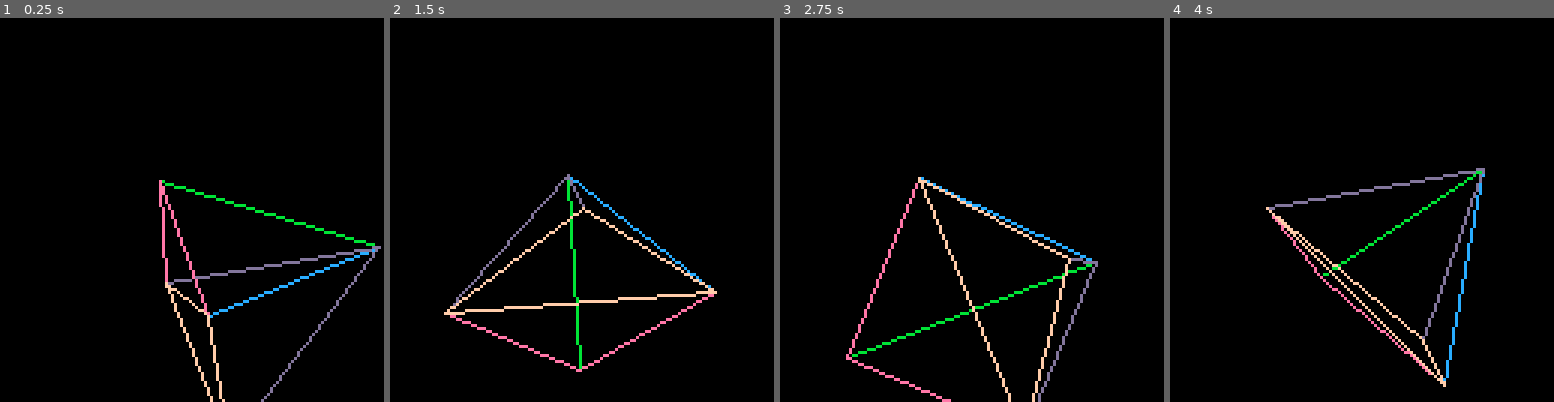
Above: before the commit, frames 1-4 (left to right).
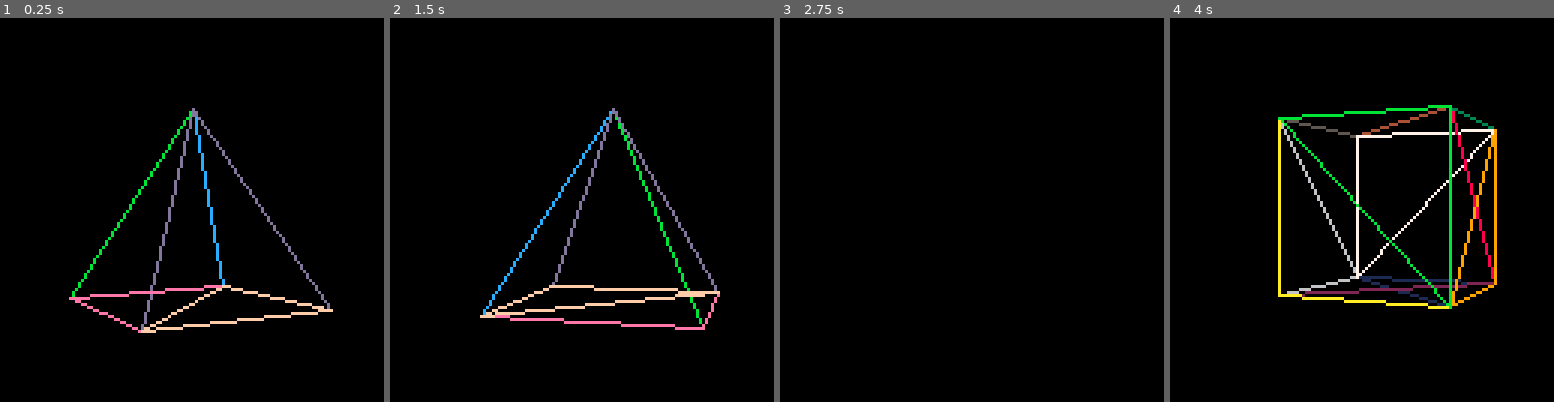
Above: after the commit, the same moments.

Repository: ajbowen249/pico83D
Game: PICO-8 cartridge t2.p8
The game is run twice, just before and just after one commit, with the same random seed, the same clock (stepped at 60 frames per second) and the same inputs.
Inputs:
- Up to frame 1 (0.25 s): no input
- Up to frame 2 (1.5 s): tap O (Z key) at 0.33, 0.7, 1.43 s; tap X (X key) at 1.07 s
- Up to frame 3 (2.75 s): hold Left 1.97-2.37 s; tap X (X key) at 2.07, 2.4, 2.73 s; tap O (Z key) at 2.22 s; hold Down from 2.42 s (still down)
- Up to frame 4 (4 s): release Down at 2.82 s; hold Right 2.87-3.53 s; tap X (X key) at 3.07, 3.4, 3.73 s; tap O (Z key) at 3.1, 3.98 s; hold Up from 3.58 s (still down)

The runs differ from the first frame. In frame 1, 5.1% of the frame differs, in the area x 17-100%, y 23-100%; in frame 2, 5.2%; in frame 3, 2.7%; in frame 4, 7.6%, in the area x 25-86%, y 22-97%.

Commit message:
add model location and camera movement

Diff:
--- a/t2.p8
+++ b/t2.p8
@@ -131,13 +131,14 @@
         }
 
         local modelRot = makeRotationMatrix(model.rot)
+        local modelLoc = add3131(cameraTran, model.loc)
 
         for vi,vert in pairs(model.vertices) do
             -- rotate relative to model center
             local vertex=mult3144(vert, modelRot)
 
             -- translate relative to camera
-            vertex=add3131(cameraTran, vertex)
+            vertex=add3131(modelLoc, vertex)
 
             -- rotate relative to camera
             vertex=mult3144(vertex, cameraRot)
@@ -211,13 +212,40 @@
             {1,2,3,14},
             {3,4,1,15},
         },
-        loc={0,0,0},
+        loc={0,30,0},
+        rot={0,0,0}
+    },
+    {
+        vertices={
+            {-5,-5, 0},
+            {-5, 5, 0},
+            { 5, 5, 0},
+            { 5,-5, 0},
+            {-5,-5,10},
+            {-5, 5,10},
+            { 5, 5,10},
+            { 5,-5,10},
+        },
+        faces={
+            {1,2,3, 1},
+            {2,3,4, 2},
+            {5,6,7, 3},
+            {7,8,5, 4},
+            {1,5,8, 5},
+            {8,4,1, 6},
+            {6,5,1, 7},
+            {2,3,7, 8},
+            {6,2,3, 9},
+            {3,4,8,10},
+            {8,7,3,11},
+        },
+        loc={20,30,0},
         rot={0,0,0}
     }
 }
 
 camera={
-    loc={0,-30,5},
+    loc={0,0,5},
     rot={0,0,0},
     fov=60/360,
     near=1,
@@ -226,9 +254,30 @@
 
 
 function _update60()
-    models[1].rot[1] = (models[1].rot[1] + 0.01) % 1
-    models[1].rot[2] = (models[1].rot[2] + 0.01) % 1
-    models[1].rot[3] = (models[1].rot[3] + 0.01) % 1
+    models[1].rot[3]=(models[1].rot[3]+0.005)%1
+    models[2].rot[3]=(models[2].rot[3]+0.0025)%1
+
+    rotSpeed = .005
+    moveSpeed=.2
+
+    if btn(0) then
+        camera.rot[3] = (camera.rot[3]-rotSpeed%1)
+    end
+    if btn(1) then
+        camera.rot[3] = (camera.rot[3]+rotSpeed%1)
+    end
+    if btn(2) then
+        camera.loc[2]+=moveSpeed
+    end
+    if btn(3) then
+        camera.loc[2]-=moveSpeed
+    end
+    if btn(4) then
+        camera.loc[1]-=moveSpeed
+    end
+    if btn(5) then
+        camera.loc[1]+=moveSpeed
+    end
 end
 
 function _draw()
